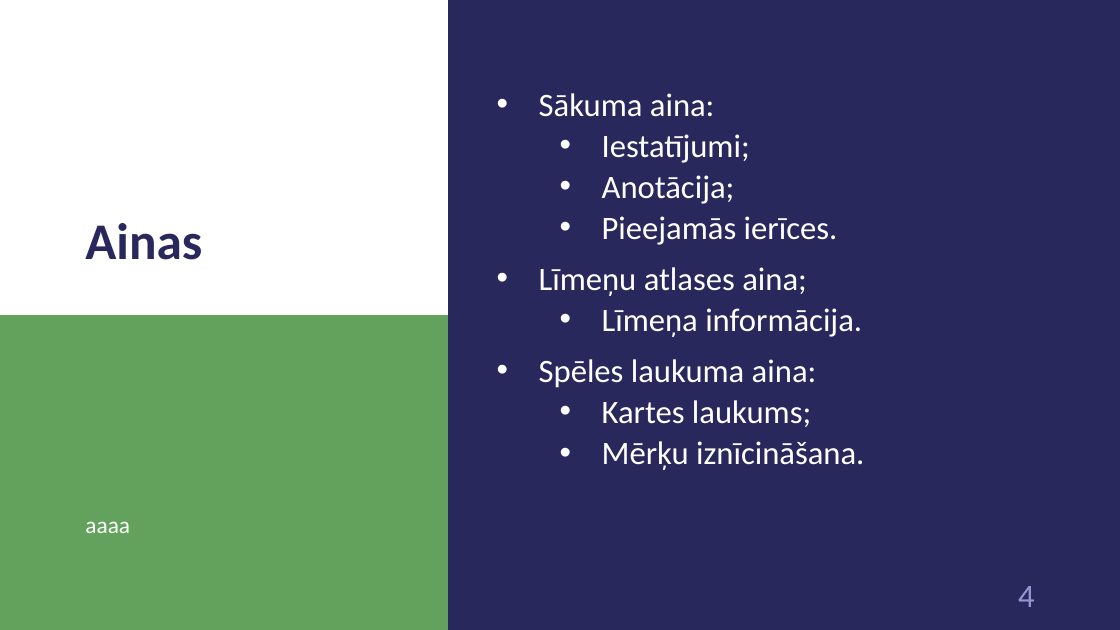
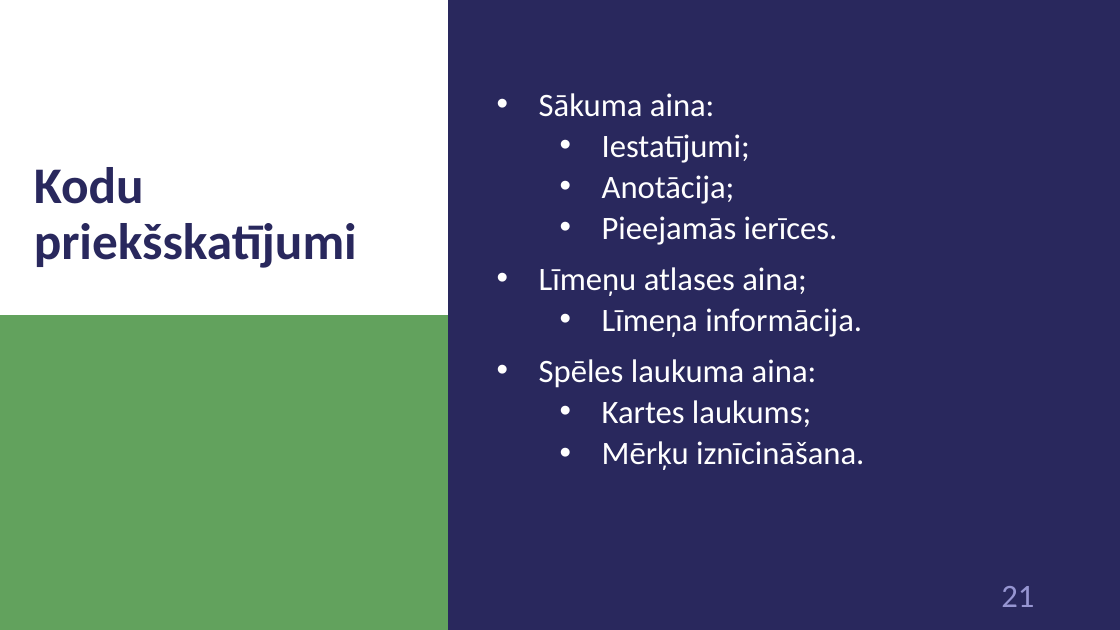
Before and after one commit to 1ivyatan/drumstalotajs, a slide deck: slide 21 of Documentation/Prezentācija.pptx (slide 4 before the commit). Drawn at 1120x630 pixels with LibreOffice and Linux fonts; fonts in the diff are those of the drawing. Boxes give left, top, right and bottom in pixels: in the first picture for what was removed or moved away, otherwise in the second. Text is boxed around its words. In the diff, an @@ line names an element or a change of style, - is before the commit and + after.

```diff
--- a/Documentation/Prezentācija.pptx
+++ b/Documentation/Prezentācija.pptx
@@ title at [34,167,357,268]: text changed @@
-Ainas
+Kodu priekšskatījumi
@@ text removed at [85,521,130,533] @@
-aaaa
@@ page number at [1001,586,1034,607]: text changed @@
-4
+21
```
Also in this commit, not shown: 1 other slide changed, 19 slides added.
